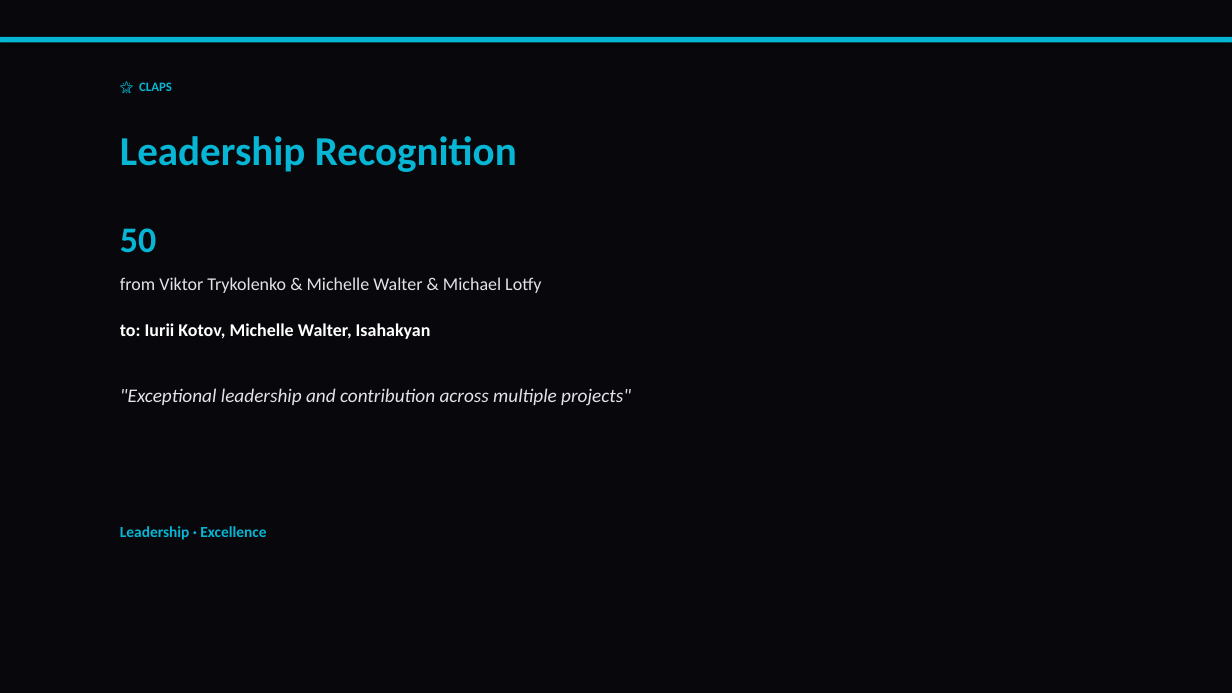
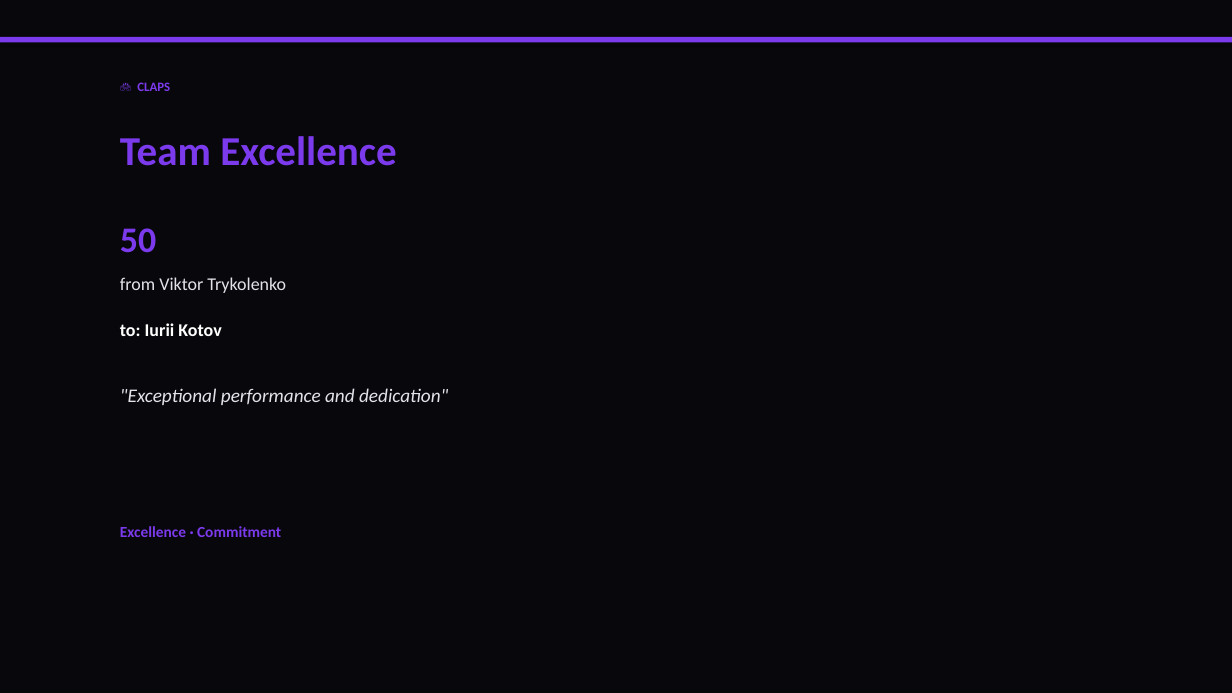
Before and after one commit to liliyagarifullina-maker/appodeal-pulse, a slide deck: slide 4 of data/archive/pulse_2026-03-15.pptx (slide 7 before the commit). Drawn at 1232x693 pixels with LibreOffice and Linux fonts; fonts in the diff are those of the drawing. Boxes give left, top, right and bottom in pixels: in the first picture for what was removed or moved away, otherwise in the second. Text is boxed around its words. In the diff, an @@ line names an element or a change of style, - is before the commit and + after.

```diff
--- a/data/archive/pulse_2026-03-15.pptx
+++ b/data/archive/pulse_2026-03-15.pptx
@@ rectangle at (0,37,1232,43): fill #06B6D4 to #7C3AED @@
@@ text at (137,82,170,91): text changed; text colour #06B6D4 to #7C3AED @@
-🌟 CLAPS
+🙌 CLAPS
@@ text at (120,136,396,166): text changed; text colour #06B6D4 to #7C3AED @@
-Leadership Recognition
+Team Excellence
@@ text "50" at (120,228,156,253): text colour #06B6D4 to #7C3AED @@
@@ text at (120,277,286,293): text changed @@
-from Viktor Trykolenko & Michelle Walter & Michael Lotfy
+from Viktor Trykolenko
@@ text at (120,323,221,336): text changed @@
-to: Iurii Kotov, Michelle Walter, Isahakyan
+to: Iurii Kotov
@@ text at (120,388,448,405): text changed @@
-"Exceptional leadership and contribution across multiple projects"
+"Exceptional performance and dedication"
@@ text at (120,526,281,537): text changed; text colour #06B6D4 to #7C3AED @@
-Leadership · Excellence
+Excellence · Commitment
```
Also in this commit, not shown: 9 other slides changed, 5 slides added, 6 slides removed, 2 other files.
